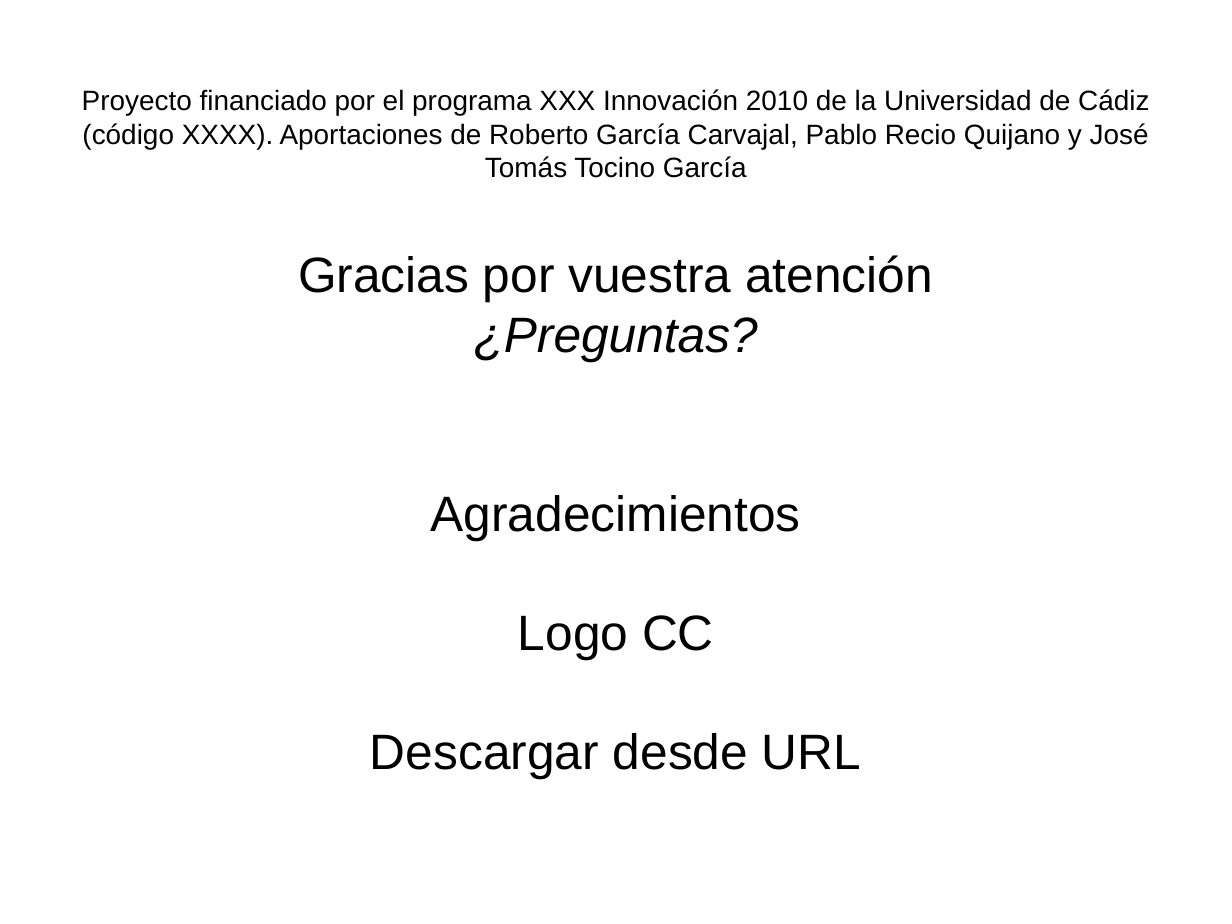
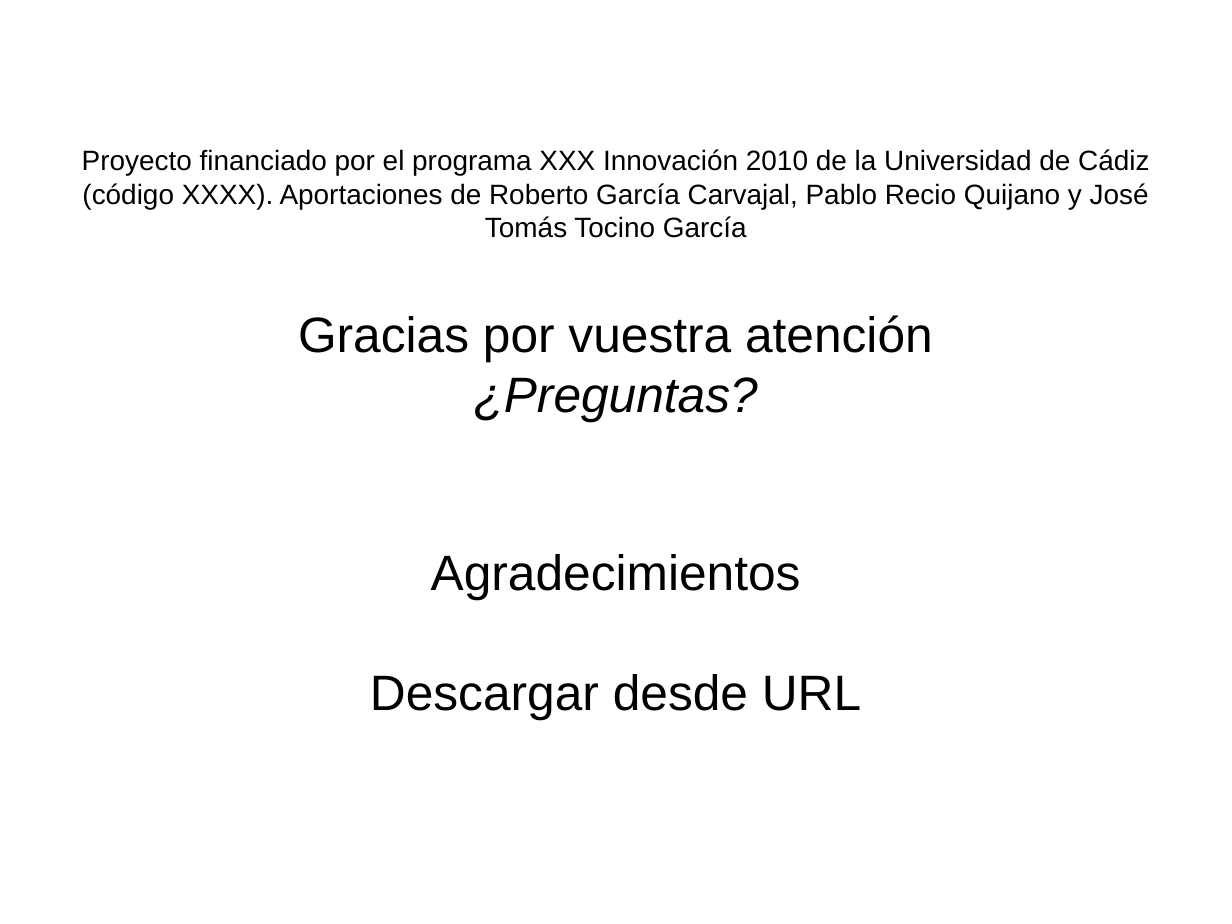
Before and after one commit to rompehielos013013013/gsiege, a slide deck: slide 18 of presentacion/expertoUCLM2014/SSEE-IA.odp. Drawn at 1232x924 pixels with LibreOffice and Linux fonts; fonts in the diff are those of the drawing. Boxes give left, top, right and bottom in pixels: in the first picture for what was removed or moved away, otherwise in the second. Text is boxed around its words. In the diff, an @@ line names an element or a change of style, - is before the commit and + after.

```diff
--- a/presentacion/expertoUCLM2014/SSEE-IA.odp
+++ b/presentacion/expertoUCLM2014/SSEE-IA.odp
@@ subtitle at box(518, 615, 714, 660): paragraph removed @@
-Logo CC
```
Also in this commit, not shown: 2 other slides changed.
